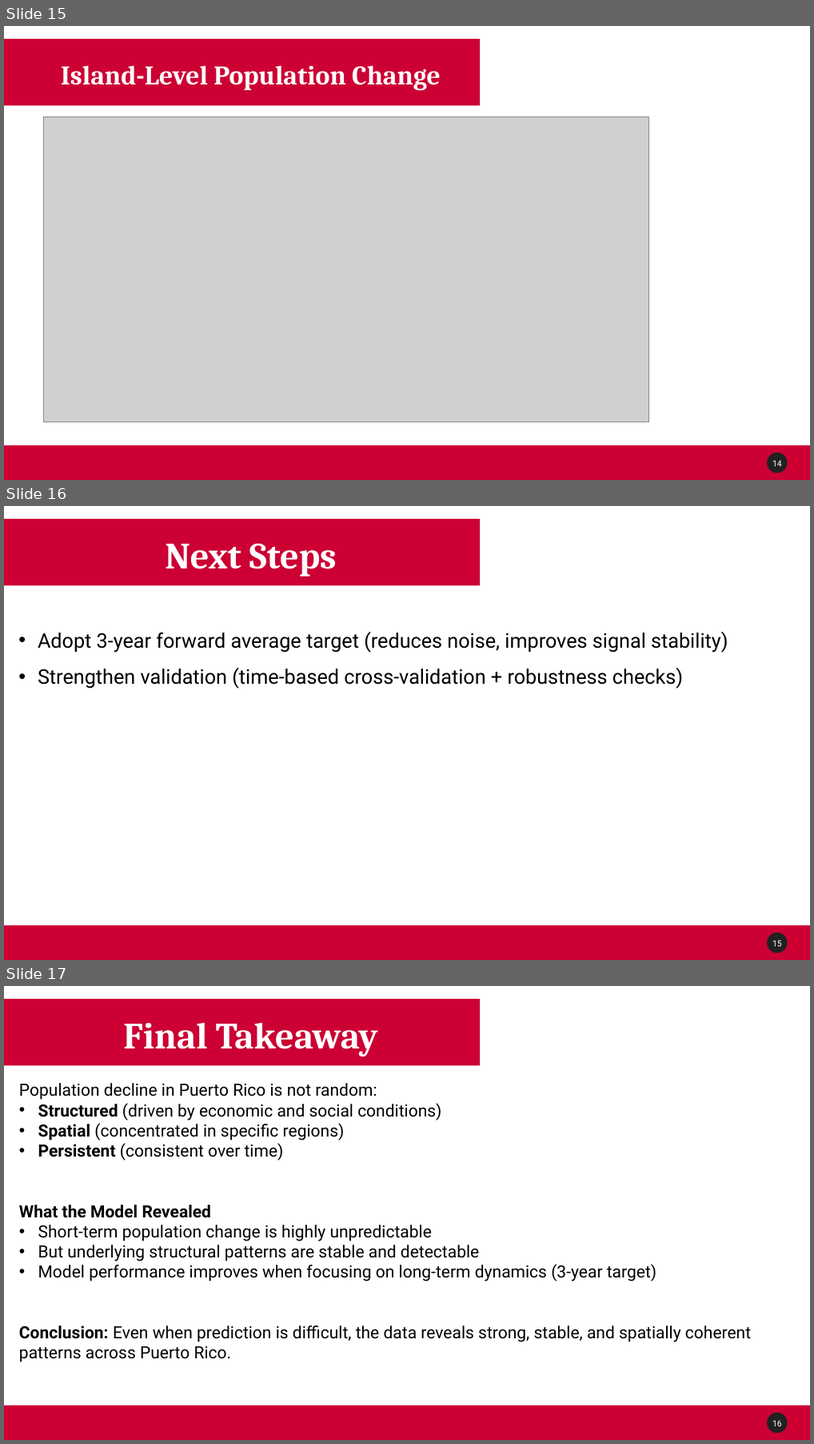
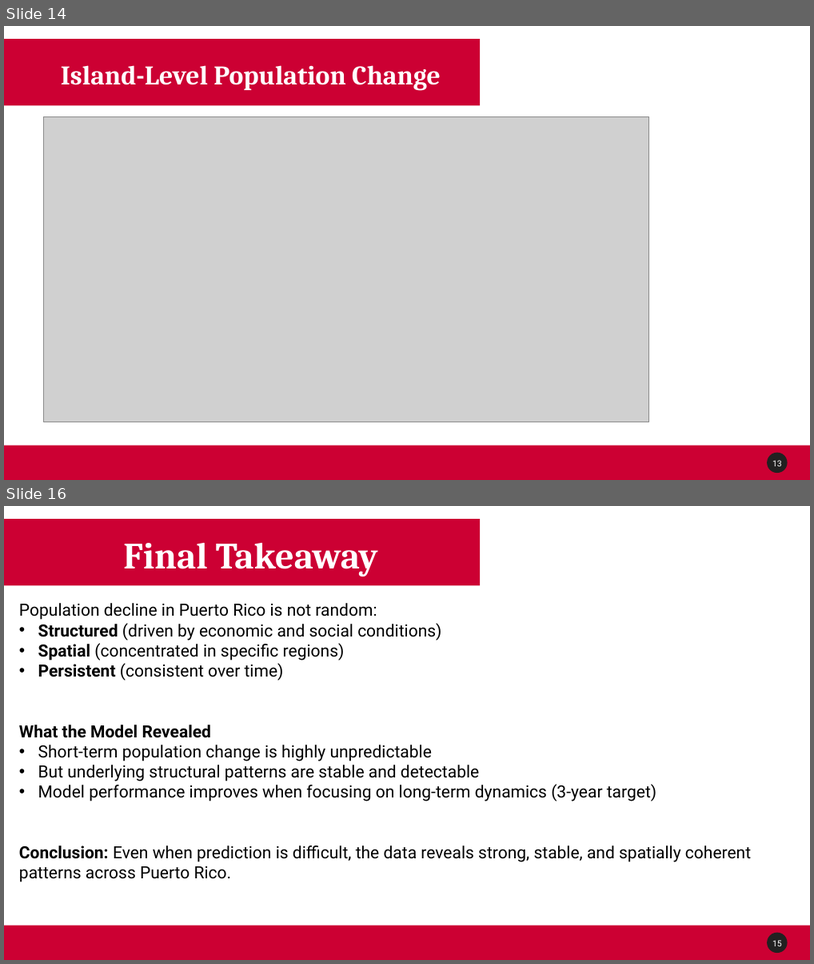
Before and after one commit to Venettov/CAPSTONE_DATA_SCIENCE_RIVERARUIZ, a slide deck: project_reports/10APR_Progress.pptx. Shown one above the other, each under a label of ours: slides 15, 16 and 17 before the commit, slides 14 and 16 after it; the slides between them are not shown. The pictures are 814x1444 and 814x964 pixels, drawn with LibreOffice and Linux fonts; fonts in the diff are those of the drawing; grey boxes stand for pictures; background and template pictures are left out. Boxes give left, top, right and bottom in pixels: in the first picture for what was removed or moved away, otherwise in the second. Text is boxed around its words. In the diff, an @@ line names an element or a change of style, - is before the commit and + after.

Commit message:
feat: stabilize Phase 3 forecasting backbone and align with Phase 2 pipeline
- Fixed Phase 3 backbone evaluation to use exact Phase 2 time-based split (train <=2018, val=2019, test >=2020)
- Successfully loaded Phase 2 pipeline and reference summary for consistent cross-phase validation
- Added clean historical backbone evaluation before recursive forecasting
- Resolved feature drift and distribution mismatch in recursive forecasting logic
- Improved feature evolution using mean-reversion toward municipality-level historical anchors
- Reduced extrapolation instability by controlling year input during forecasting
- Separated forecasting logic from evaluation to prevent contamination of test metrics
- Added output: phase3_v4_clean_backbone_evaluation.csv for validation tracking

Result:
- Test R² improved from -1.21 to ~0.23
- Validation R² improved to ~0.75
- Minimal reproduction gap between Phase 2 and Phase 3
- Established stable and validated forecasting backbone for scenario analysis

```diff
--- a/project_reports/10APR_Progress.pptx
+++ b/project_reports/10APR_Progress.pptx
@@ slide 16 removed at bbox=[4, 506, 810, 960], background #FFFFFF; not listed: 3 template elements that a slide beside it also shows @@
@@ rectangle removed at bbox=[4, 519, 480, 585] @@
@@ text removed at bbox=[165, 544, 337, 576] @@
-Next Steps
@@ text removed at bbox=[38, 632, 728, 688] @@
-• Adopt 3-year forward average target (reduces noise, improves signal stability)
-• Strengthen validation (time-based cross-validation + robustness checks)
@@ what was slide 15 is now slide 14 @@
@@ page number at bbox=[773, 460, 782, 466]: text changed @@
-14
+13
@@ what was slide 17 is now slide 16 @@
```
Also in this commit, not shown: 2 slides changed, 1 slide added, 1 other slide removed, 3 other files.
